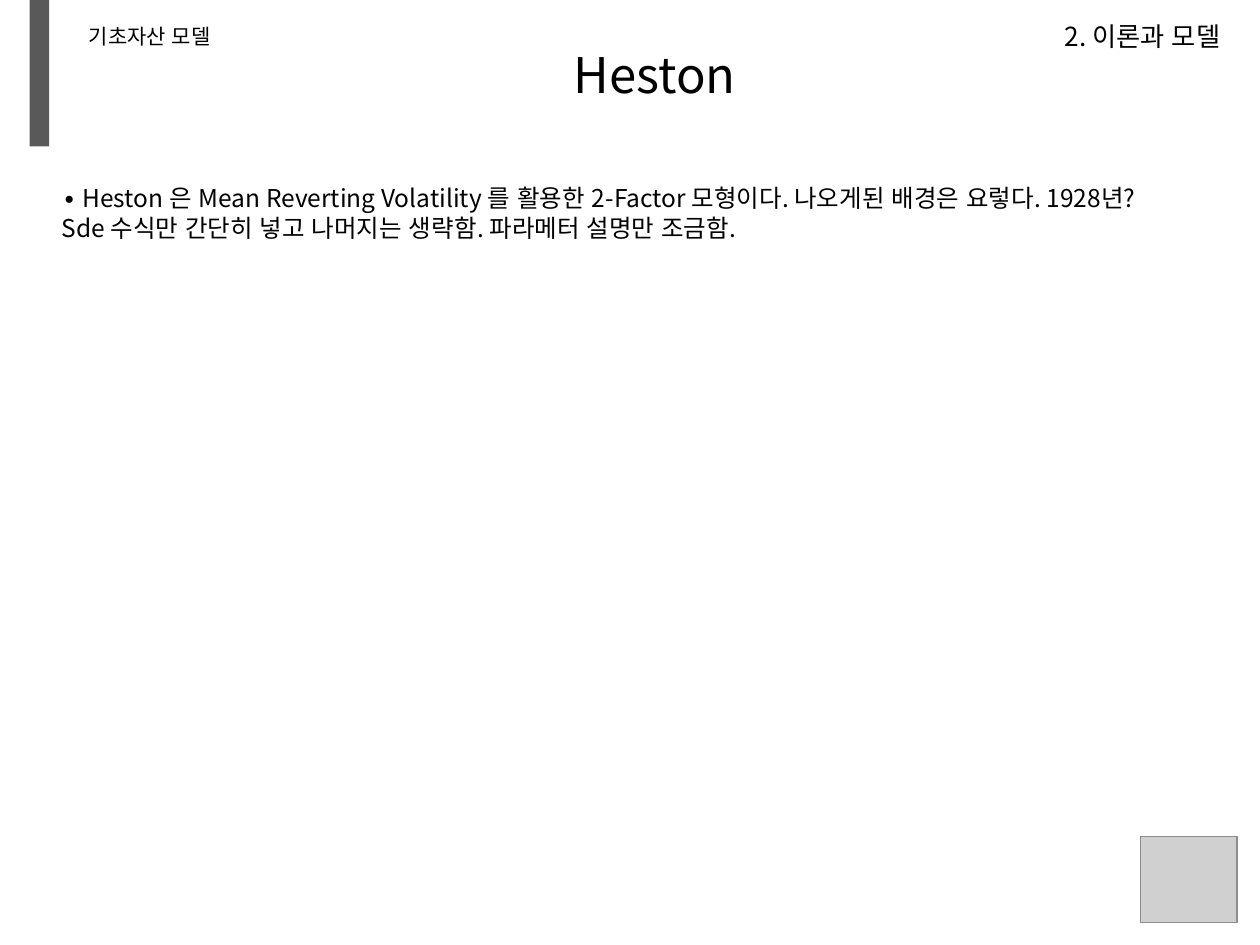
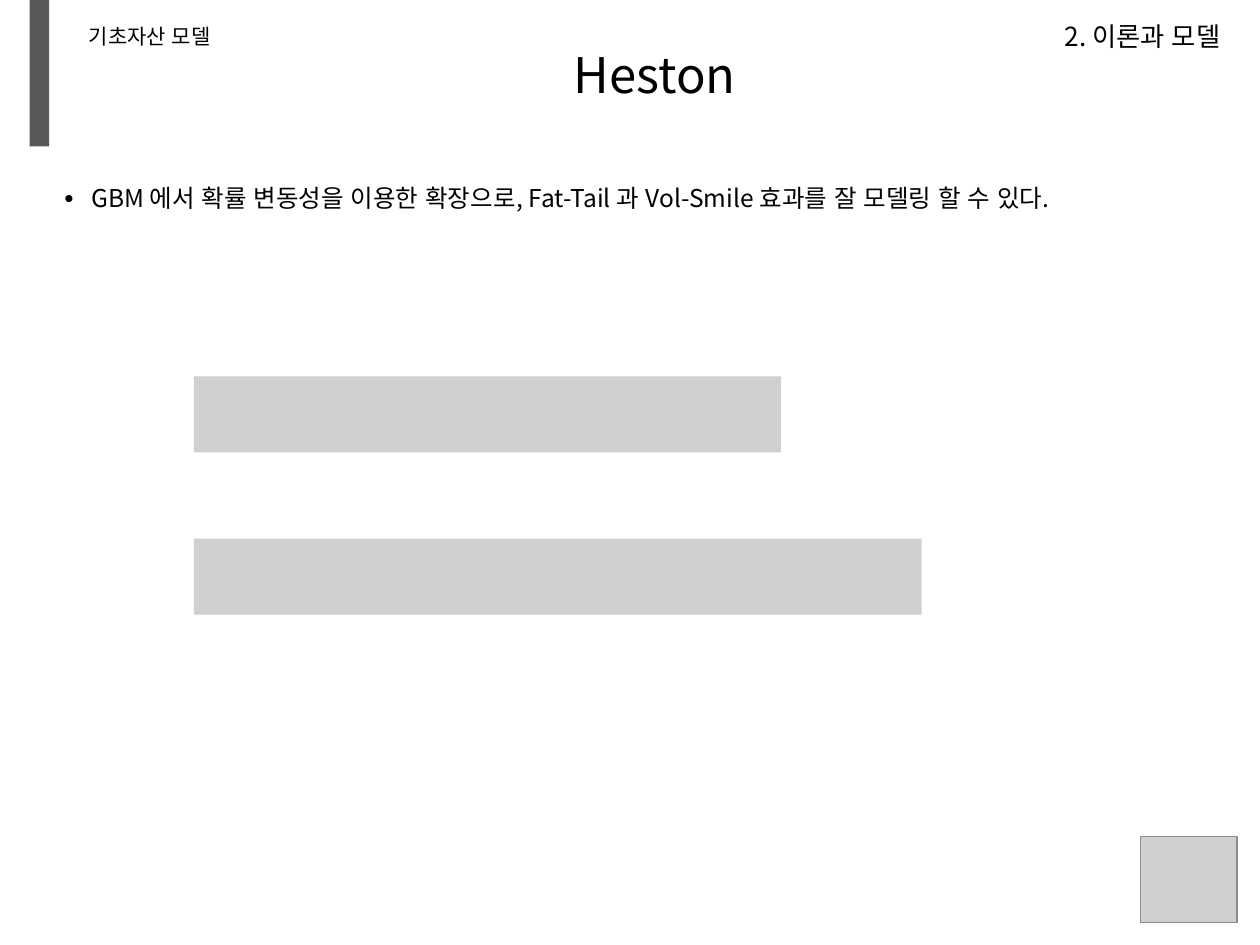
Before and after one commit to minikie/mxdocs, a slide deck: slide 27 of docs/ppt/test.pptm (slide 28 before the commit). Drawn at 1260x945 pixels with LibreOffice and Linux fonts; fonts in the diff are those of the drawing; grey boxes stand for pictures; background and template pictures are left out. Boxes give left, top, right and bottom in pixels: in the first picture for what was removed or moved away, otherwise in the second. Text is boxed around its words. In the diff, an @@ line names an element or a change of style, - is before the commit and + after.

```diff
--- a/docs/ppt/test.pptm
+++ b/docs/ppt/test.pptm
@@ text at (91,186,1049,212): text changed @@
-∙ Heston 은 Mean Reverting Volatility 를 활용한 2-Factor 모형이다. 나오게된 배경은 요렇다. 1928년?
-Sde 수식만 간단히 넣고 나머지는 생략함. 파라메터 설명만 조금함.
+∙ GBM 에서 확률 변동성을 이용한 확장으로, Fat-Tail 과 Vol-Smile 효과를 잘 모델링 할 수 있다.
@@ picture added at (194,377,781,452) @@
@@ picture added at (194,539,922,615) @@
```
Also in this commit, not shown: 34 other slides changed, 2 slides removed, 1 other file.
